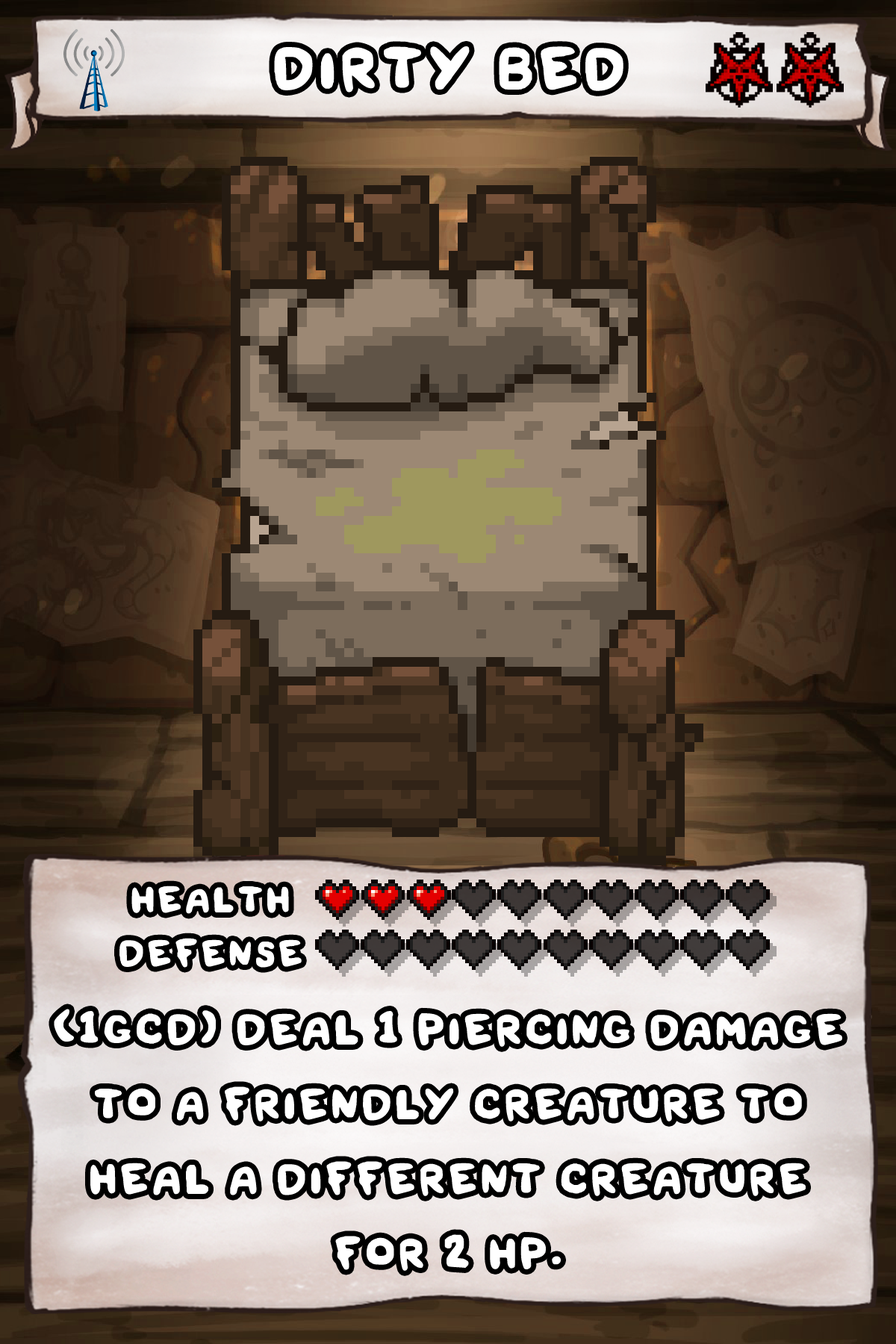
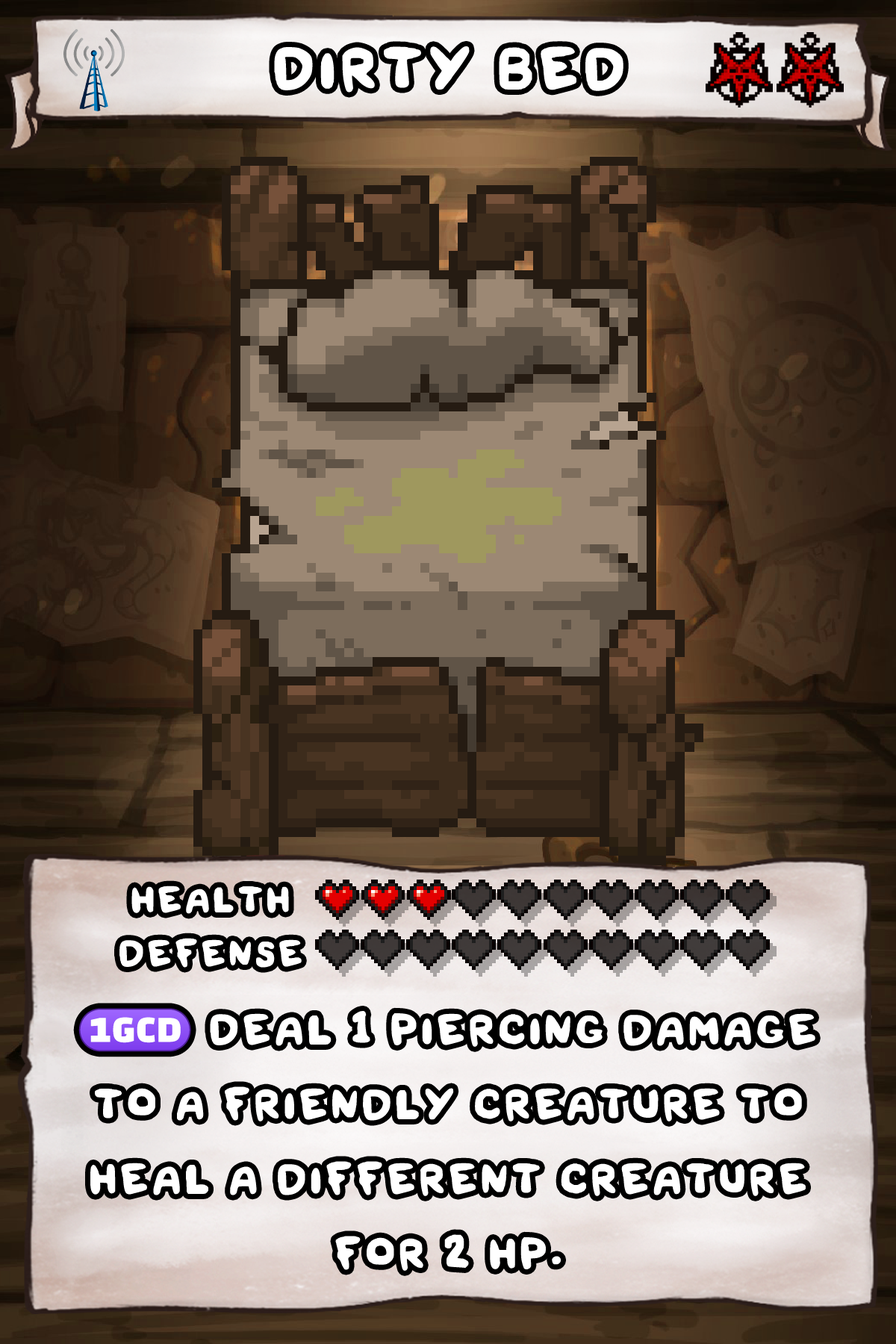
Comparing the layer stacks of the two 896 × 1344 images. Changes:
painted on "Ability" over left=53, top=1007, right=842, bottom=1269
